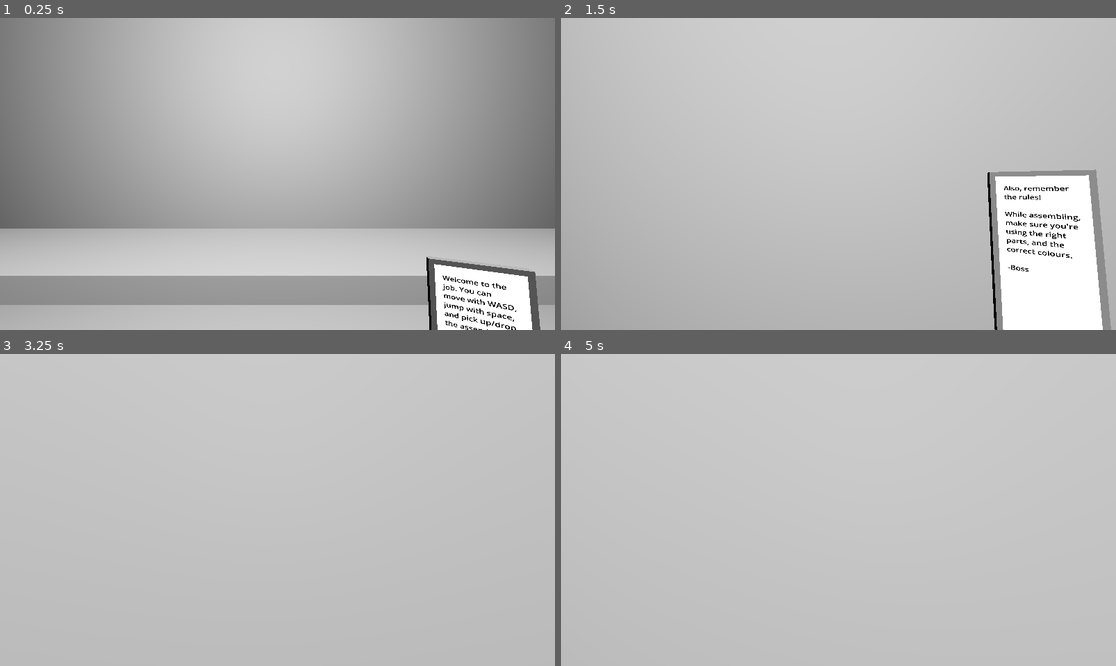
Above: before the commit, frames 1-4 (two rows, left to right).
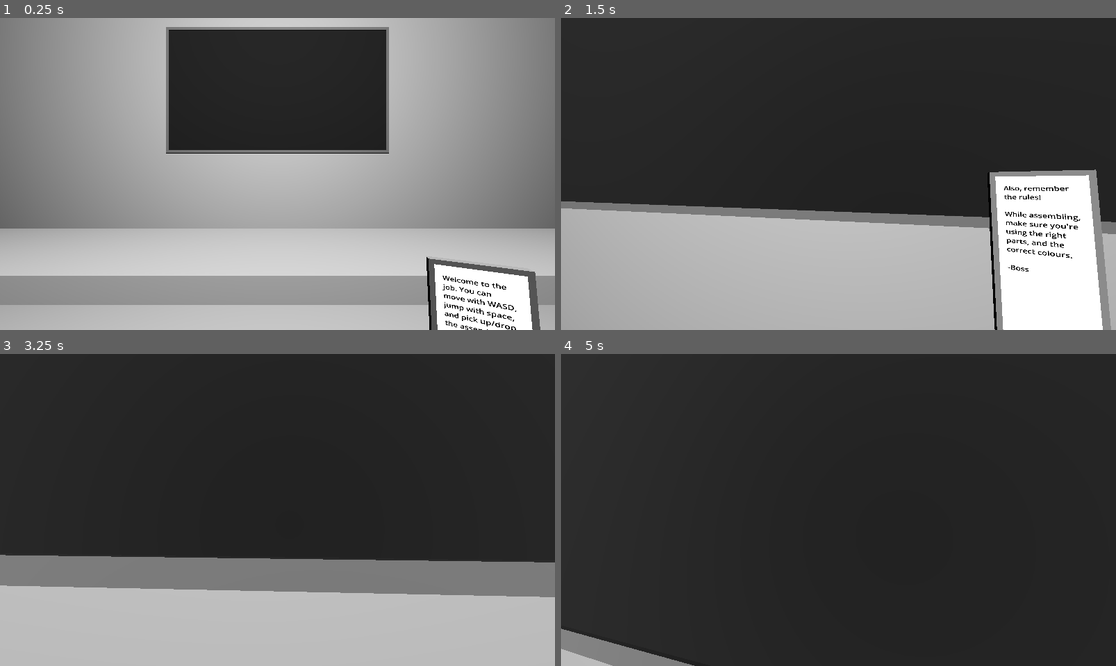
Above: after the commit, the same moments.

Repository: GriffinBaxter/The-Assembly-Line
Game: Godot game, scene res://Scenes/main.tscn
Two runs of this game, one before a commit and one after it. Both use one fixed random seed, a clock stepped at 60 frames per second and the inputs below.
Inputs (mouse positions are in pixels of both pictures, inside the frame that each line leads up to):
- Up to frame 1 (0.25 s): no input
- Up to frame 2 (1.5 s): tap Enter (accept) at 0.5 s; move the mouse to (866, 174) at 0.52 s; hold Enter (accept) 0.53-1.28 s; hold W (forward) from 0.53 s (still down); tap Space (jump) at 0.77 s; move the mouse to (810, 174) at 1.27 s; tap E (interact) at 1.35 s
- Up to frame 3 (3.25 s): keep holding W (forward); tap Space (jump) at 1.52, 3.02 s; move the mouse to (288, 503) at 2.02 s; hold Enter (accept) 2.03-2.78 s; move the mouse to (271, 516) at 2.77 s; tap E (interact) at 2.85 s
- Up to frame 4 (5 s): keep holding W (forward); move the mouse to (877, 513) at 3.52 s; hold Enter (accept) 3.53-4.28 s; tap Space (jump) at 3.77, 4.52 s; move the mouse to (794, 506) at 4.27 s; tap E (interact) at 4.35 s

The runs differ from the first frame. In frame 1, 16% of the frame differs, in the area x 29-71%, y 2-44%; in frame 2, 61%; in frame 3, 76%; in frame 4, 100%, in the area x 0-100%, y 0-100%.

Commit message:
Add TV that displays customer reviews for each product

Diff:
--- a/Scenes/main.tscn
+++ b/Scenes/main.tscn
@@ -15,6 +15,7 @@
 [ext_resource type="PackedScene" uid="uid://kb0qnmyplc3n" path="res://Scenes/Parts/candle.tscn" id="10_x1d7j"]
 [ext_resource type="PackedScene" uid="uid://dftiob5rum22g" path="res://Scenes/Parts/light_bulb.tscn" id="11_83r84"]
 [ext_resource type="PackedScene" uid="uid://beroll16q6dja" path="res://Scenes/Parts/laptop_screen.tscn" id="13_114ty"]
+[ext_resource type="PackedScene" uid="uid://gy3fdetee3l2" path="res://Scenes/tv.tscn" id="16_ok3rr"]
 
 [sub_resource type="Environment" id="Environment_dwayo"]
 background_mode = 2
@@ -123,3 +124,6 @@
 
 [node name="LaptopScreen" parent="Parts/AdditionalParts/LaptopScreenHolder" instance=ExtResource("13_114ty")]
 transform = Transform3D(1, 0, 0, 0, -4.37114e-08, 1, 0, -1, -4.37114e-08, 0, 0.25495, 0)
+
+[node name="TV" parent="." instance=ExtResource("16_ok3rr")]
+transform = Transform3D(1, 0, 0, 0, 1, 0, 0, 0, 1, 0, 5, -5.48)
--- /dev/null
+++ b/Scenes/tv.tscn
@@ -0,0 +1,31 @@
+[gd_scene load_steps=4 format=3 uid="uid://gy3fdetee3l2"]
+
+[ext_resource type="Material" uid="uid://bofurn8ghchvx" path="res://Materials/grey.tres" id="1_dlqqm"]
+[ext_resource type="Script" path="res://Scripts/tv.gd" id="1_tck8x"]
+[ext_resource type="Material" uid="uid://du48tyvnwgyfa" path="res://Materials/black.tres" id="2_irkan"]
+
+[node name="Tv" type="CSGBox3D"]
+size = Vector3(0, 0, 0)
+script = ExtResource("1_tck8x")
+
+[node name="ScreenBody" type="CSGBox3D" parent="."]
+transform = Transform3D(1, 0, 0, 0, -4.37114e-08, 1, 0, -1, -4.37114e-08, 0, 0, 0)
+size = Vector3(6, 0.05, 3.375)
+material = ExtResource("1_dlqqm")
+
+[node name="Screen" type="CSGBox3D" parent="ScreenBody"]
+transform = Transform3D(1, 0, 0, 0, 1, 0, 0, 0, 1, 0, -0.0190362, -3.94984e-10)
+operation = 2
+size = Vector3(5.85, 0.015, 3.225)
+material = ExtResource("2_irkan")
+
+[node name="TvText" type="Label3D" parent="ScreenBody/Screen"]
+transform = Transform3D(1, 0, 0, 0, -4.37114e-08, -1, 0, 1, -4.37114e-08, -2.78195, 0.000999931, 1.47087)
+pixel_size = 0.0025
+text = "Lorem ipsum dolor sit amet, consectetur adipiscing elit, sed do eiusmod tempor incididunt ut labore et dolore magna aliqua."
+font_size = 128
+outline_size = 0
+horizontal_alignment = 0
+vertical_alignment = 0
+autowrap_mode = 3
+width = 2225.0
--- a/Scripts/assembly.gd
+++ b/Scripts/assembly.gd
@@ -3,10 +3,10 @@
 @export var missing_parts: Array[CSGPrimitive3D]
 
 var assembled := false
+var part_attached: String
 
 
 func _ready() -> void:
-	#missing_parts.all(func(part): part.visible = false)
 	for part in missing_parts:
 		part.visible = false
 
@@ -22,5 +22,6 @@
 	for part in missing_parts:
 		if part.scene_file_path == part_file_path:
 			part.visible = true
+			part_attached = part.scene_file_path
 			break
 	assembled = true
--- a/Scripts/main.gd
+++ b/Scripts/main.gd
@@ -9,8 +9,10 @@
 var rng = RandomNumberGenerator.new()
 var actions := [action_1, action_2, action_3, action_4, action_5, action_6, action_7, action_8]
 var current_action := -1
+var part_attached_scene_file_path := ""
 
 @onready var phone: CSGBox3D = $Player/Head/Camera3D/Phone
+@onready var tv: CSGBox3D = $TV
 @onready var additional_parts: Node3D = $Parts/AdditionalParts
 
 
@@ -46,7 +48,141 @@
 		)
 		await get_tree().create_timer(15).timeout
 
+		update_tv_with_ratings()
 		get_tree().get_root().remove_child(assembly)
+
+
+func update_tv_with_ratings():
+	if assembly.scene_file_path.contains("chair"):
+		if !assembly.assembled:
+			tv.update_text("★★✰✰✰\n\nMissing a leg, which isn't ideal...")
+		if assembly.part_attached.contains("leg_red"):
+			tv.update_text("★★★★★\n\nPerfect, I love the red colour!")
+		elif (
+			assembly.part_attached.contains("leg_blue")
+			or assembly.part_attached.contains("leg_grey")
+		):
+			tv.update_text("★★★✰✰\n\nOne of the legs is the wrong colour but that's okay...")
+		elif assembly.part_attached.contains("laptop_screen"):
+			tv.update_text(
+				(
+					"★★✰✰✰\n\nOne of the legs looks to be some sort of screen,"
+					+ " which is sturdy at least..."
+				)
+			)
+		elif assembly.part_attached.contains("candle"):
+			tv.update_text("★✰✰✰✰\n\nOne of the legs is a CANDLE???")
+		elif assembly.part_attached.contains("light_bulb"):
+			tv.update_text("★✰✰✰✰\n\nOne of the legs is a LIGHT BULB???")
+	elif assembly.scene_file_path.contains("table"):
+		if !assembly.assembled:
+			tv.update_text("★★✰✰✰\n\nMissing a leg, which isn't ideal...")
+		if assembly.part_attached.contains("leg_blue"):
+			tv.update_text("★★★★★\n\nPerfect, I love the blue colour!")
+		elif (
+			assembly.part_attached.contains("leg_red")
+			or assembly.part_attached.contains("leg_grey")
+		):
+			tv.update_text("★★★✰✰\n\nOne of the legs is the wrong colour but that's okay...")
+		elif assembly.part_attached.contains("laptop_screen"):
+			tv.update_text(
+				(
+					"★★✰✰✰\n\nOne of the legs looks to be some sort of screen,"
+					+ " which is sturdy at least..."
+				)
+			)
+		elif assembly.part_attached.contains("candle"):
+			tv.update_text("★✰✰✰✰\n\nOne of the legs is a CANDLE???")
+		elif assembly.part_attached.contains("light_bulb"):
+			tv.update_text("★✰✰✰✰\n\nOne of the legs is a LIGHT BULB???")
+	elif assembly.scene_file_path.contains("cake"):
+		if !assembly.assembled:
+			tv.update_text("★★✰✰✰\n\nI thought it was supposed to include a candle?")
+		elif (
+			assembly.part_attached.contains("leg_blue")
+			or assembly.part_attached.contains("leg_red")
+			or assembly.part_attached.contains("leg_grey")
+		):
+			tv.update_text(
+				(
+					"★★✰✰✰\n\nIf I wanted a metal rod inserted into the cake"
+					+ "I would've asked... apart from that it's okay"
+				)
+			)
+		elif assembly.part_attached.contains("laptop_screen"):
+			tv.update_text(
+				(
+					"★★✰✰✰\n\nI'm not sure why a screen was inserted into the cake"
+					+ "but I'll take it I guess..."
+				)
+			)
+		elif assembly.part_attached.contains("candle"):
+			tv.update_text("★★★★★\n\nBeautiful cake, thanks!")
+		elif assembly.part_attached.contains("light_bulb"):
+			tv.update_text(
+				"★★★✰✰\n\nUsing a light bulb instead of a candle was unique to say the least"
+			)
+	elif assembly.scene_file_path.contains("lamp"):
+		if !assembly.assembled:
+			tv.update_text(
+				(
+					'★★✰✰✰\n\n"Light bulb included seperately"'
+					+ " would've been nice to include on the box"
+				)
+			)
+		elif (
+			assembly.part_attached.contains("leg_blue")
+			or assembly.part_attached.contains("leg_red")
+			or assembly.part_attached.contains("leg_grey")
+		):
+			tv.update_text(
+				(
+					"★✰✰✰✰\n\nCertainly a manufacturing defect here, "
+					+ "there's a metal rod protruding out where the light bulb should be..."
+				)
+			)
+		elif assembly.part_attached.contains("laptop_screen"):
+			tv.update_text(
+				"★★✰✰✰\n\nThese new lamps with built-in screens are far too advanced for me"
+			)
+		elif assembly.part_attached.contains("candle"):
+			tv.update_text(
+				'★★★✰✰\n\nI didn\'t think a candle is what they meant by "no batteries included"'
+			)
+		elif assembly.part_attached.contains("light_bulb"):
+			tv.update_text("★★★★★\n\nI love lamp!")
+	elif assembly.scene_file_path.contains("laptop"):
+		if !assembly.assembled:
+			tv.update_text(
+				(
+					'★★✰✰✰\n\n"Screen included seperately"'
+					+ " would've been nice to include on the box"
+				)
+			)
+		elif (
+			assembly.part_attached.contains("leg_blue")
+			or assembly.part_attached.contains("leg_red")
+			or assembly.part_attached.contains("leg_grey")
+		):
+			tv.update_text(
+				(
+					"★✰✰✰✰\n\nCertainly a manufacturing defect here, "
+					+ "there's a metal rod protruding out where the screen should be..."
+				)
+			)
+		elif assembly.part_attached.contains("laptop_screen"):
+			tv.update_text("★★★★★\n\nFantastic laptop, great screen")
+		elif assembly.part_attached.contains("candle"):
+			tv.update_text(
+				"★✰✰✰✰\n\nA bit medieval... why is there is a candle instead of a screen???"
+			)
+		elif assembly.part_attached.contains("light_bulb"):
+			tv.update_text(
+				(
+					"★★✰✰✰\n\nI knew the screen was low resolution,"
+					+ " but I didn't think it would just be a single pixel..."
+				)
+			)
 
 
 func action_1() -> void:
--- /dev/null
+++ b/Scripts/tv.gd
@@ -0,0 +1,11 @@
+extends CSGBox3D
+
+@onready var tv_text: Label3D = $ScreenBody/Screen/TvText
+
+
+func _ready() -> void:
+	tv_text.text = ""
+
+
+func update_text(text: String) -> void:
+	tv_text.text = text
Not shown: 1 places in Scenes/main.tscn that only renumber resources
